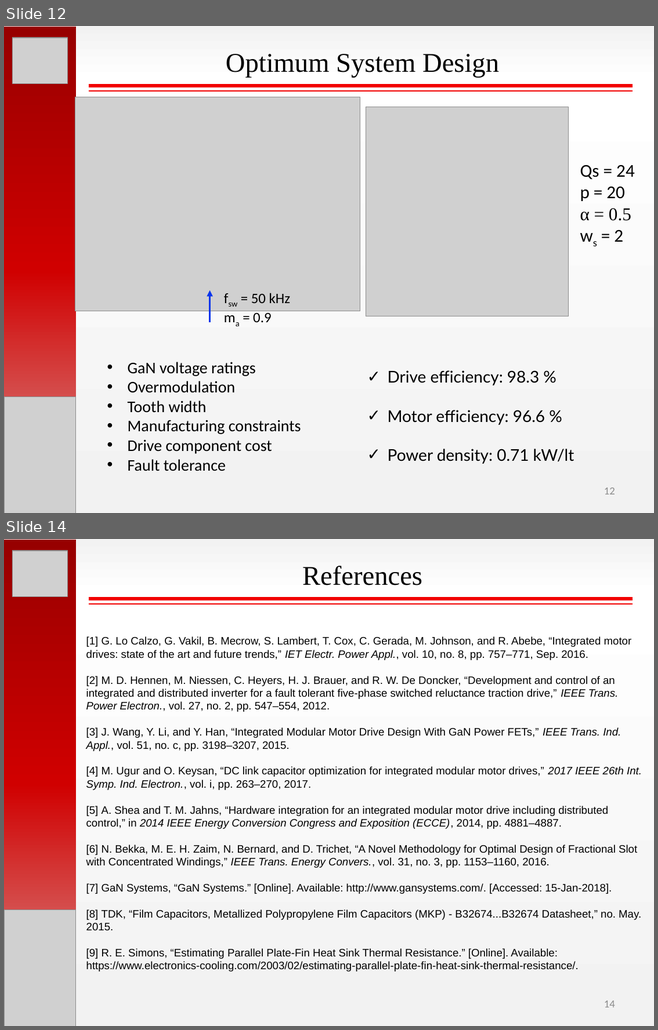
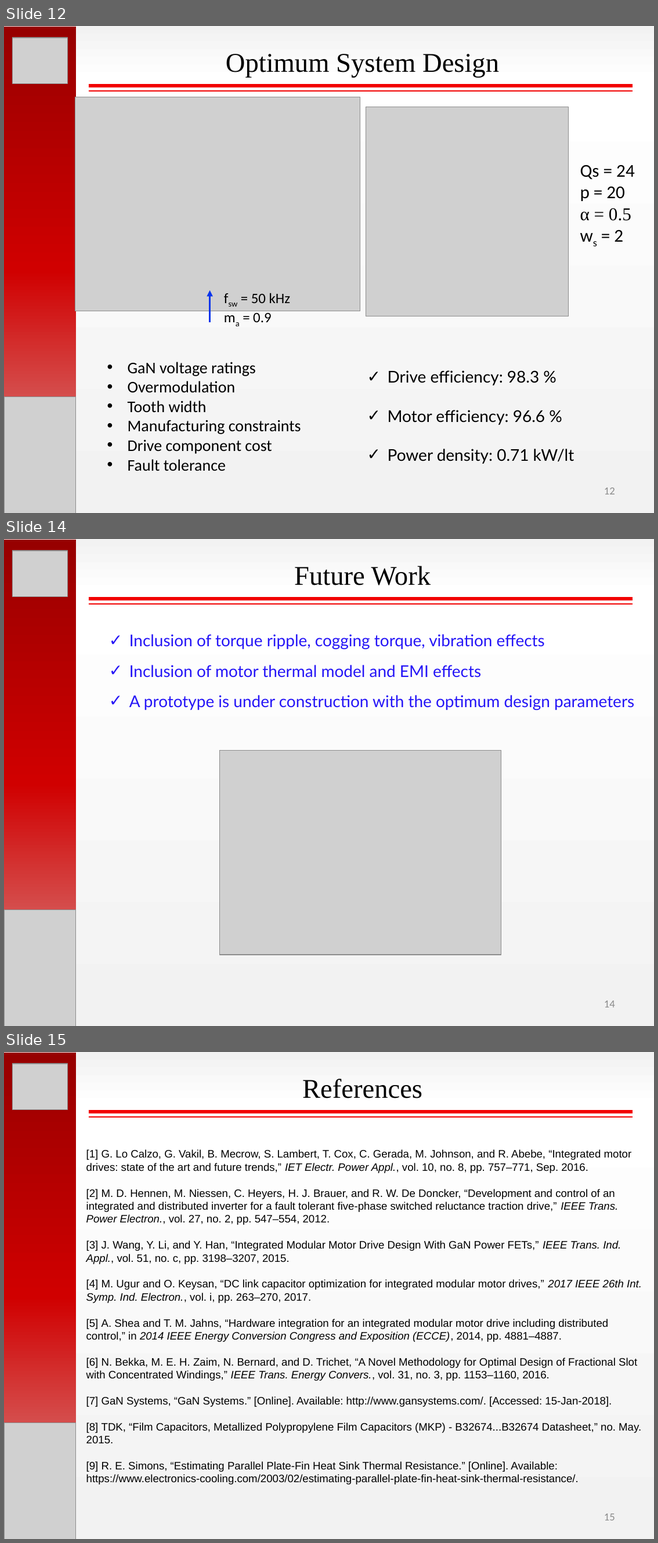
Before and after one commit to hakanpolat/IMMD, a slide deck: Paper/PEMD 2018/Presentation/PEMD2018_OralPres_Mesut_Uğur.pptx. Shown one above the other, each under a label of ours: slides 12 and 14 before the commit, slides 12, 14 and 15 after it; the slides between them are not shown. The pictures are 658x1030 and 658x1543 pixels, drawn with LibreOffice and Linux fonts; fonts in the diff are those of the drawing; grey boxes stand for pictures. Boxes give left, top, right and bottom in pixels: in the first picture for what was removed or moved away, otherwise in the second. Text is boxed around its words. In the diff, an @@ line names an element or a change of style, - is before the commit and + after.

Commit message:
PEMD presentation, prototype picture added.

```diff
--- a/Paper/PEMD 2018/Presentation/PEMD2018_OralPres_Mesut_Uğur.pptx
+++ b/Paper/PEMD 2018/Presentation/PEMD2018_OralPres_Mesut_Uğur.pptx
@@ slide 14 added at (4, 539, 654, 1026), background gradient #F2F2F2 to #FFFFFF @@
@@ rectangle added at (4, 540, 76, 1026), fill gradient #970000 to #D00000 to #D99694 @@
@@ picture added at (13, 551, 68, 597) @@
@@ text added at (294, 566, 430, 585), 30 pt, text #000000 @@
+Future Work
@@ line added from (89, 599) to (632, 599), #F20000 4 pt @@
@@ line added from (89, 604) to (632, 604), #F20000 1.5 pt @@
@@ text added at (129, 634, 634, 710), 18 pt, text #2515F7 @@
+✓ Inclusion of torque ripple, cogging torque, vibration effects
+✓ Inclusion of motor thermal model and EMI effects
+✓ A prototype is under construction with the optimum design parameters
@@ picture added at (220, 751, 501, 955) @@
@@ picture added at (4, 910, 76, 1026) @@
@@ page number added at (604, 1001, 615, 1008), 12 pt, text #8C8C8C @@
+14
@@ what was slide 14 is now slide 15 @@
@@ page number at (604, 1514, 615, 1521): text changed @@
-14
+15
```
Also in this commit, not shown: 2 slides changed.
